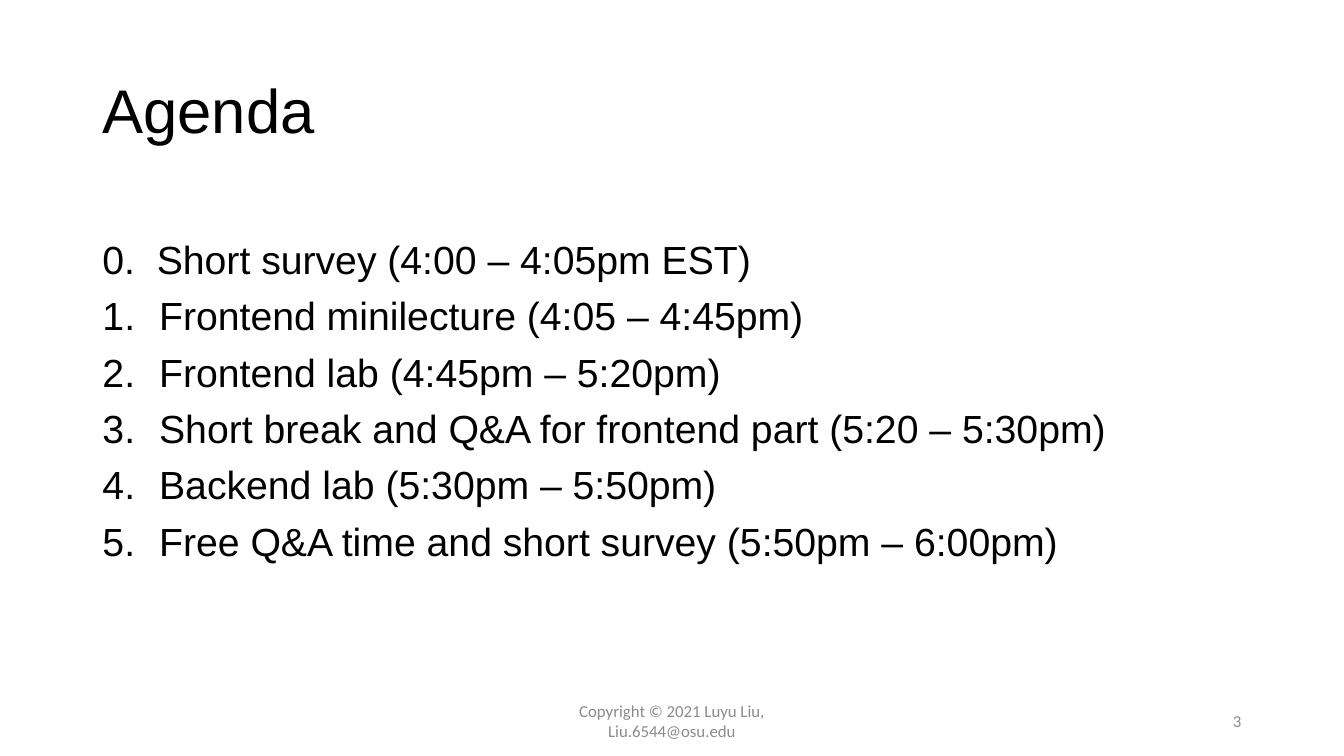
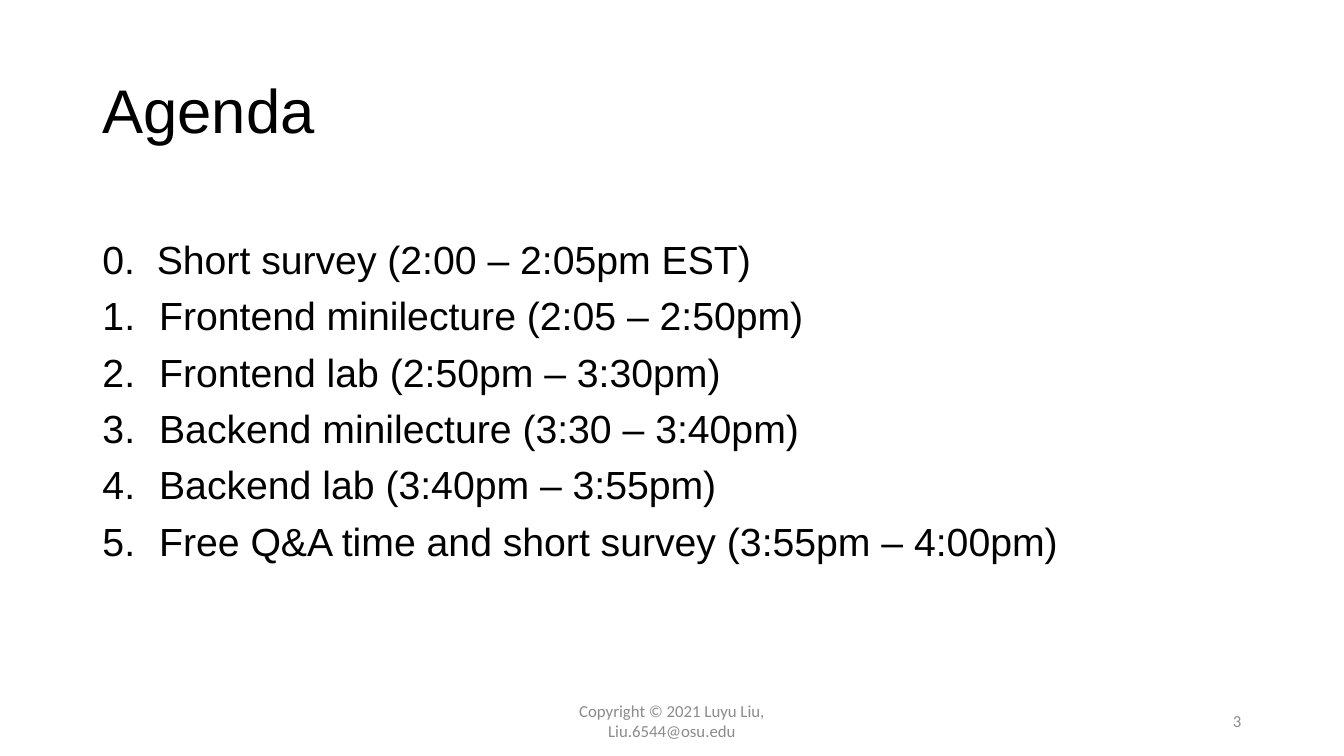
Before and after one commit to xiaohuiliugis/UCGIS-Fullstack-Geovisualization-Workshop, a slide deck: slide 3 of doc/presentation.pptx. Drawn at 1344x756 pixels with LibreOffice and Linux fonts; fonts in the diff are those of the drawing; background and template pictures are left out. Boxes give left, top, right and bottom in pixels: in the first picture for what was removed or moved away, otherwise in the second. Text is boxed around its words. In the diff, an @@ line names an element or a change of style, - is before the commit and + after.

```diff
--- a/doc/presentation.pptx
+++ b/doc/presentation.pptx
@@ text at (102,245,1058,564): text changed @@
-0. Short survey (4:00 – 4:05pm EST)
-1. Frontend minilecture (4:05 – 4:45pm)
-2. Frontend lab (4:45pm – 5:20pm)
-3. Short break and Q&A for frontend part (5:20 – 5:30pm)
-4. Backend lab (5:30pm – 5:50pm)
-5. Free Q&A time and short survey (5:50pm – 6:00pm)
+0. Short survey (2:00 – 2:05pm EST)
+1. Frontend minilecture (2:05 – 2:50pm)
+2. Frontend lab (2:50pm – 3:30pm)
+3. Backend minilecture (3:30 – 3:40pm)
+4. Backend lab (3:40pm – 3:55pm)
+5. Free Q&A time and short survey (3:55pm – 4:00pm)
```
Also in this commit, not shown: 5 other slides changed.
